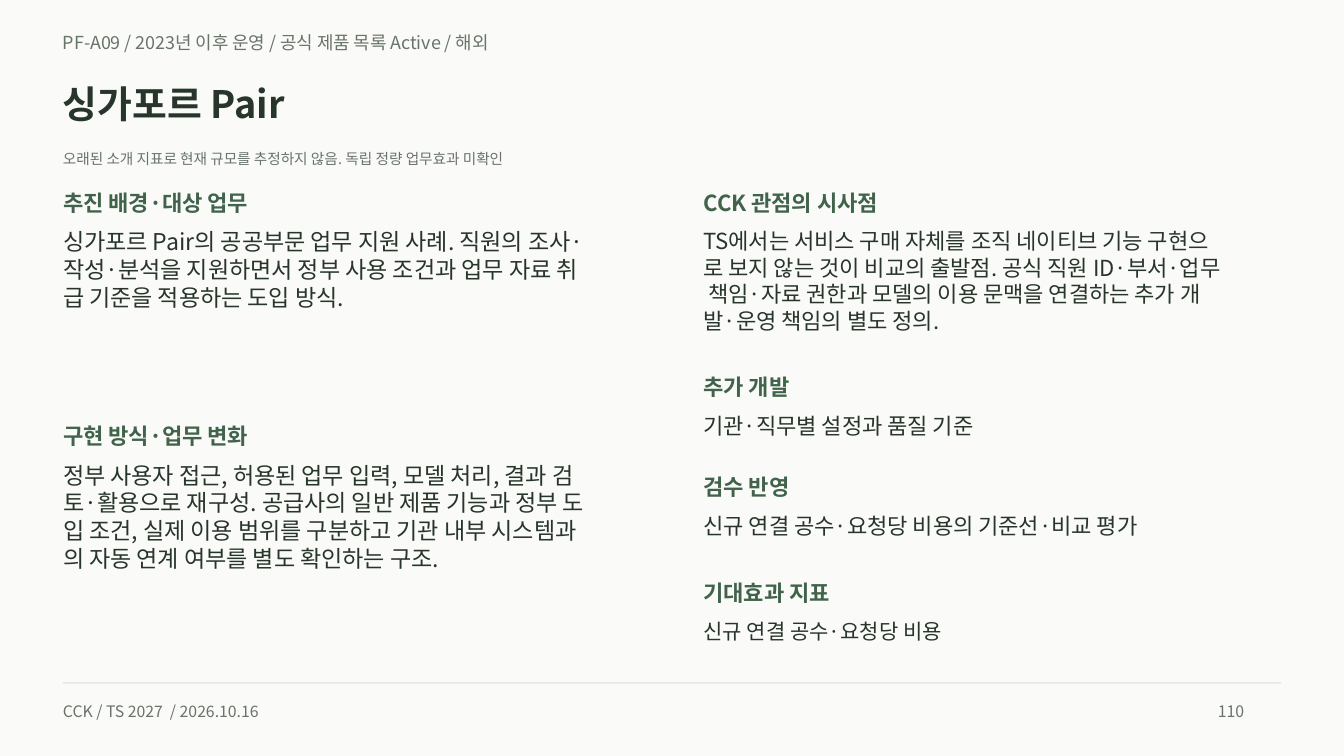
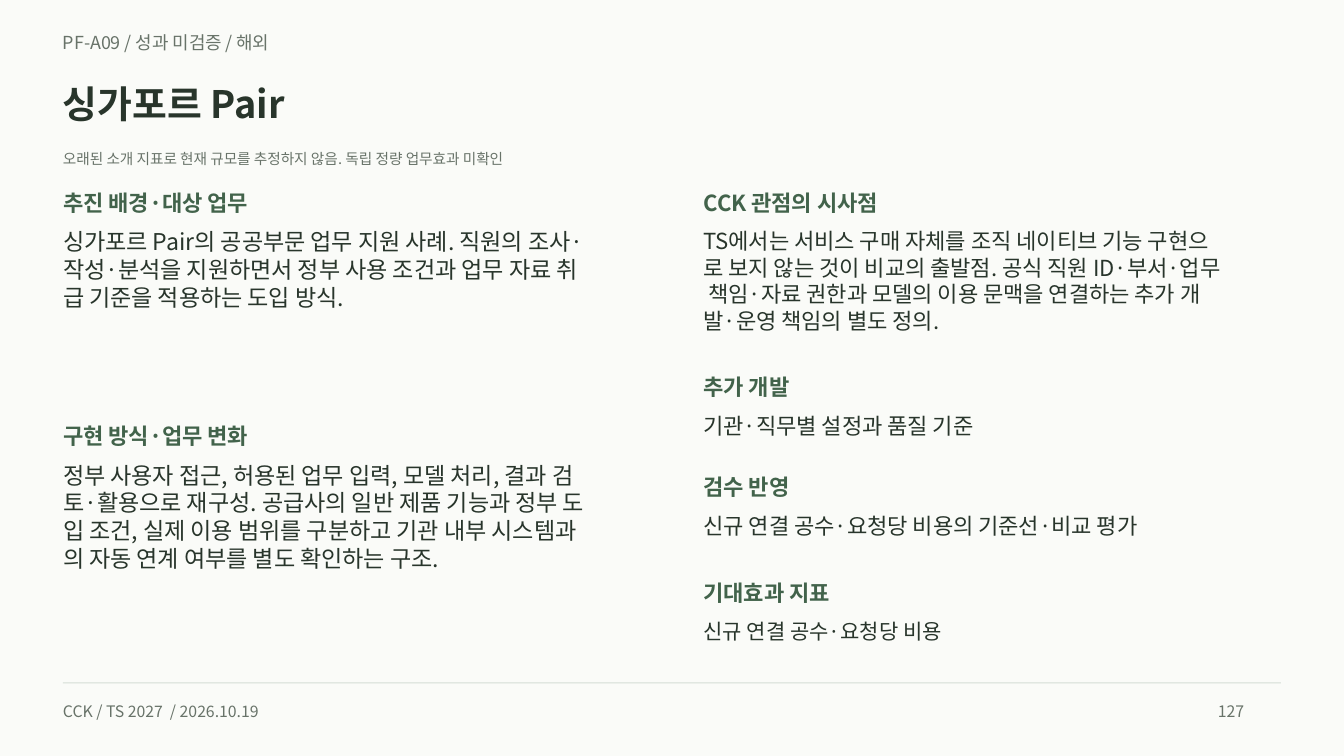
Before and after one commit to heen1987-ops/TS-business-Plan-001, a slide deck: slide 127 of public/downloads/ts-platform-casebook.pptx (slide 110 before the commit). Drawn at 1344x756 pixels with LibreOffice and Linux fonts; fonts in the diff are those of the drawing. Boxes give left, top, right and bottom in pixels: in the first picture for what was removed or moved away, otherwise in the second. Text is boxed around its words. In the diff, an @@ line names an element or a change of style, - is before the commit and + after.

```diff
--- a/public/downloads/ts-platform-casebook.pptx
+++ b/public/downloads/ts-platform-casebook.pptx
@@ text at bbox=[63, 34, 270, 51]: text changed @@
-PF-A09 / 2023년 이후 운영 / 공식 제품 목록 Active / 해외
+PF-A09 / 성과 미검증 / 해외
@@ text at bbox=[63, 705, 259, 717]: text changed @@
-CCK / TS 2027 / 2026.10.16
+CCK / TS 2027 / 2026.10.19
@@ text at bbox=[1218, 705, 1244, 717]: text changed @@
-110
+127
```
Also in this commit, not shown: 174 other slides changed, 31 slides added, 29 other files.
